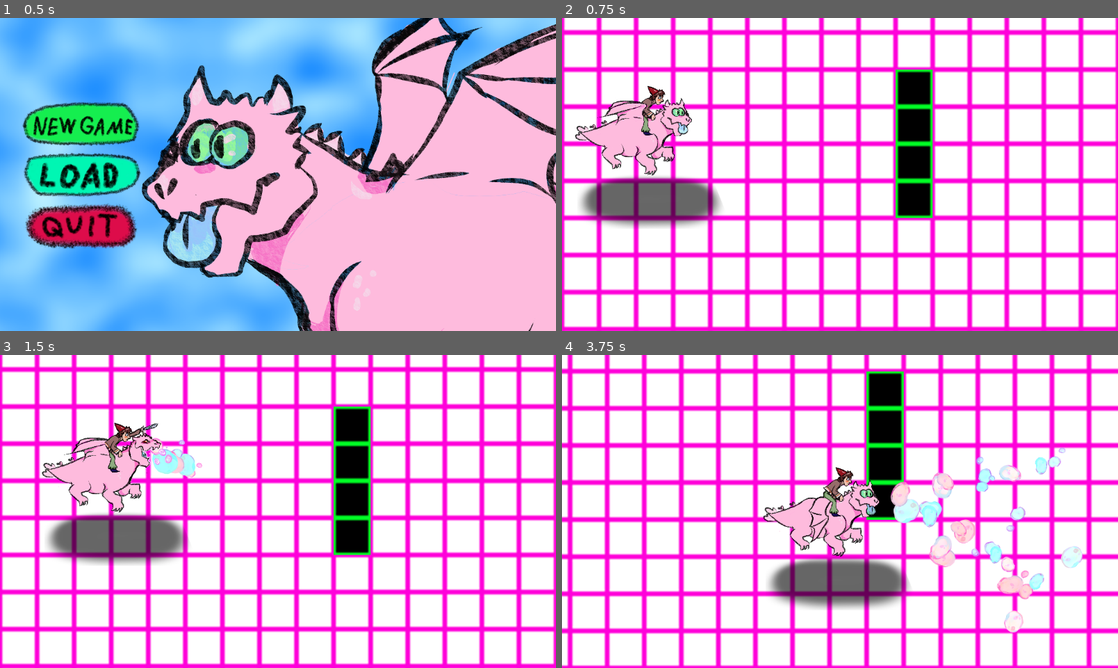
Above: before the commit, frames 1-4 (two rows, left to right).
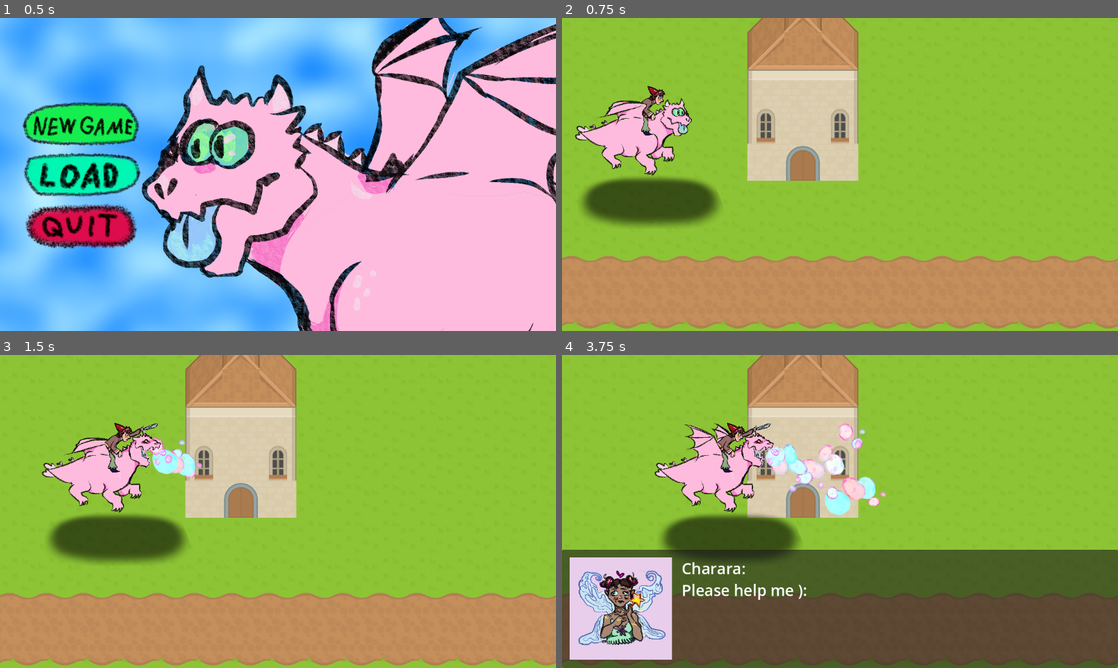
Above: after the commit, the same moments.

Repository: villevilli/otajam-25
Game: Godot game, scene res://user_interface/main_menu/MainMenu.tscn
The game is run twice, just before and just after one commit, with the same random seed, the same clock (stepped at 60 frames per second) and the same inputs.
Inputs (mouse positions are in pixels of both pictures, inside the frame that each line leads up to):
- Up to frame 1 (0.5 s): no input
- Up to frame 2 (0.75 s): click (645, 124) at 0.5 s
- Up to frame 3 (1.5 s): move the mouse to (400, 495) at 1.27 s; hold D (right) from 1.28 s (still down); hold Space (attack) from 1.28 s (still down); click (400, 495) at 1.42 s
- Up to frame 4 (3.75 s): move the mouse to (728, 527) at 2.02 s; release D (right) at 2.03 s; release Space (attack) at 2.03 s; hold S (down) 2.03-2.78 s; tap Space (attack) at 2.1, 3.6 s; move the mouse to (895, 442) at 2.77 s; hold D (right) 2.78-3.53 s; hold Space (attack) 2.78-3.53 s; move the mouse to (812, 574) at 3.52 s; hold W (up) from 3.53 s (still down); click (812, 574) at 3.67 s

Frame 1 is identical in both runs. In frame 2, 97% of the frame differs, in the area x 0-100%, y 0-100%; in frame 3, 97%; in frame 4, 100%.

Commit message:
changes main level

Diff:
--- a/user_interface/main_menu/main_menu.gd
+++ b/user_interface/main_menu/main_menu.gd
@@ -3,7 +3,7 @@
 var file_dialog: FileDialog
 
 func _on_new_game_pressed() -> void:
-	LevelManager.levelchange.emit("example_level", "default")
+	LevelManager.levelchange.emit("village", "default")
 
 func _on_close_game_button_down() -> void:
 	get_tree().quit()
